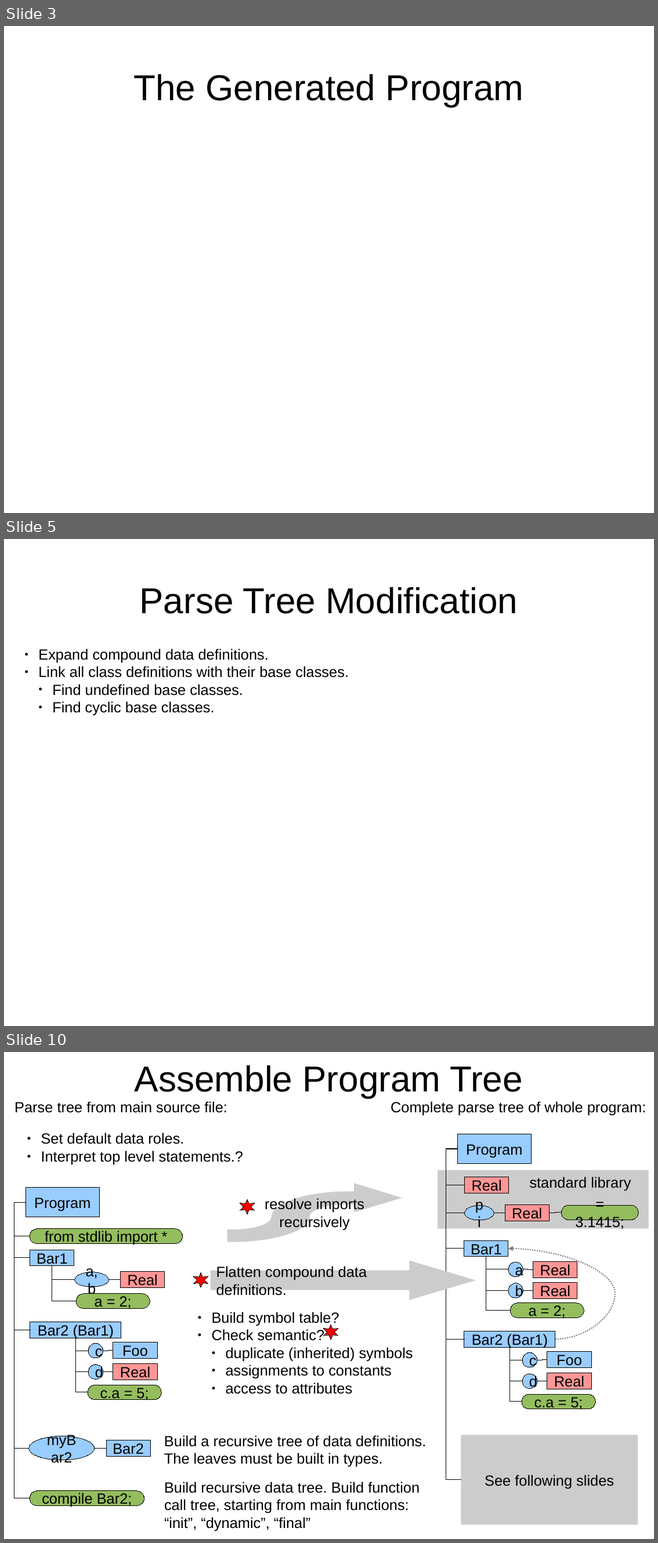
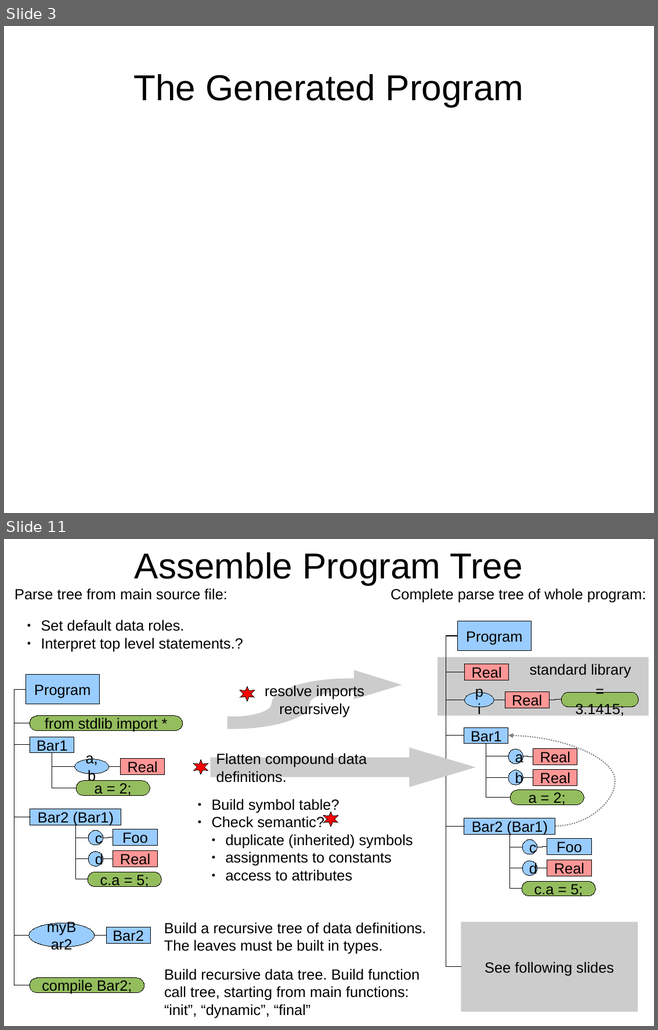
Before and after one commit to eike-welk/freeode, a slide deck: freeode_py/SIML Compiler Outline.odp. Shown one above the other, each under a label of ours: slides 3, 5 and 10 before the commit, slides 3 and 11 after it; the slides between them are not shown. The pictures are 658x1543 and 658x1030 pixels, drawn with LibreOffice and Linux fonts; fonts in the diff are those of the drawing. Boxes give left, top, right and bottom in pixels: in the first picture for what was removed or moved away, otherwise in the second. Text is boxed around its words. In the diff, an @@ line names an element or a change of style, - is before the commit and + after.

```diff
--- a/freeode_py/SIML Compiler Outline.odp
+++ b/freeode_py/SIML Compiler Outline.odp
@@ slide 5 removed at bbox=[4, 539, 654, 1026], background #FFFFFF @@
@@ title removed at bbox=[140, 587, 517, 614] @@
-Parse Tree Modification
@@ text removed at bbox=[38, 649, 349, 716] @@
-● Expand compound data definitions.
-● Link all class definitions with their base classes.
-  ● Find undefined base classes.
-  ● Find cyclic base classes.
@@ what was slide 10 is now slide 11 @@
```
Also in this commit, not shown: 5 slides changed, 3 slides added, 1 other slide removed, 3 other files.
